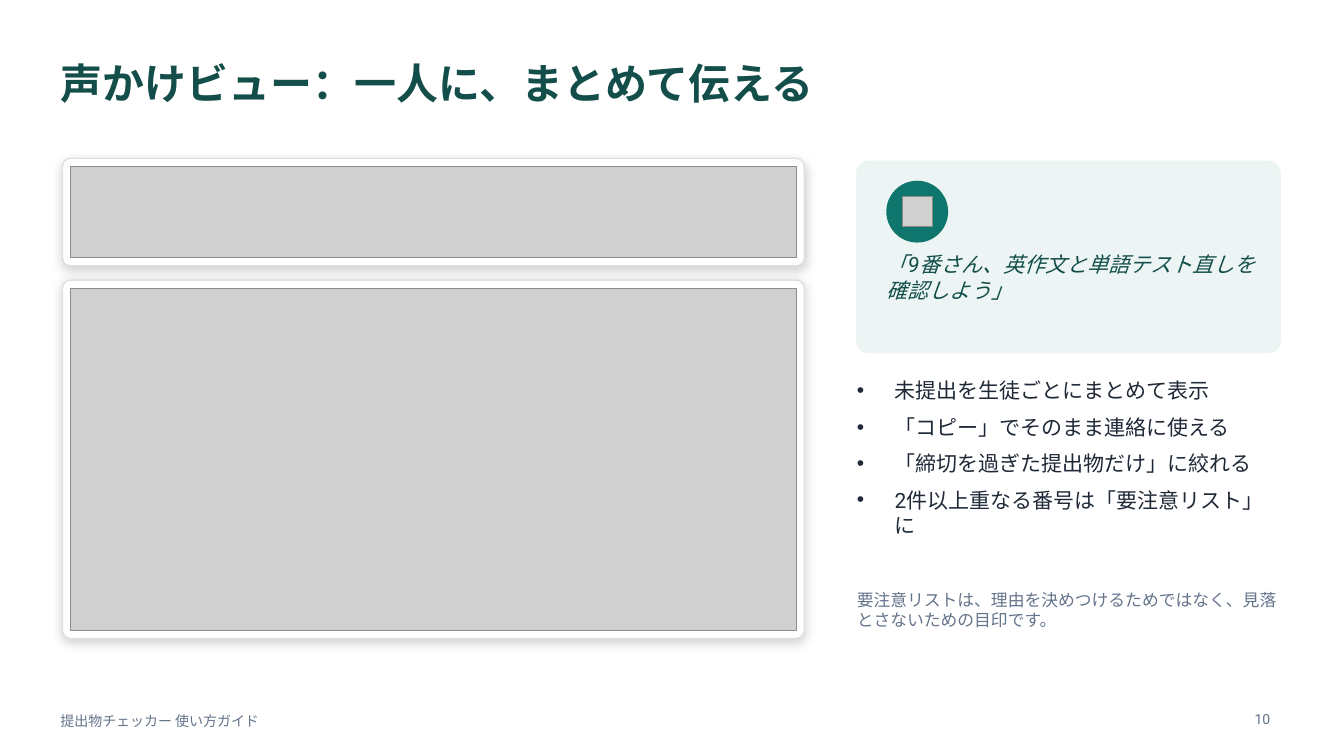
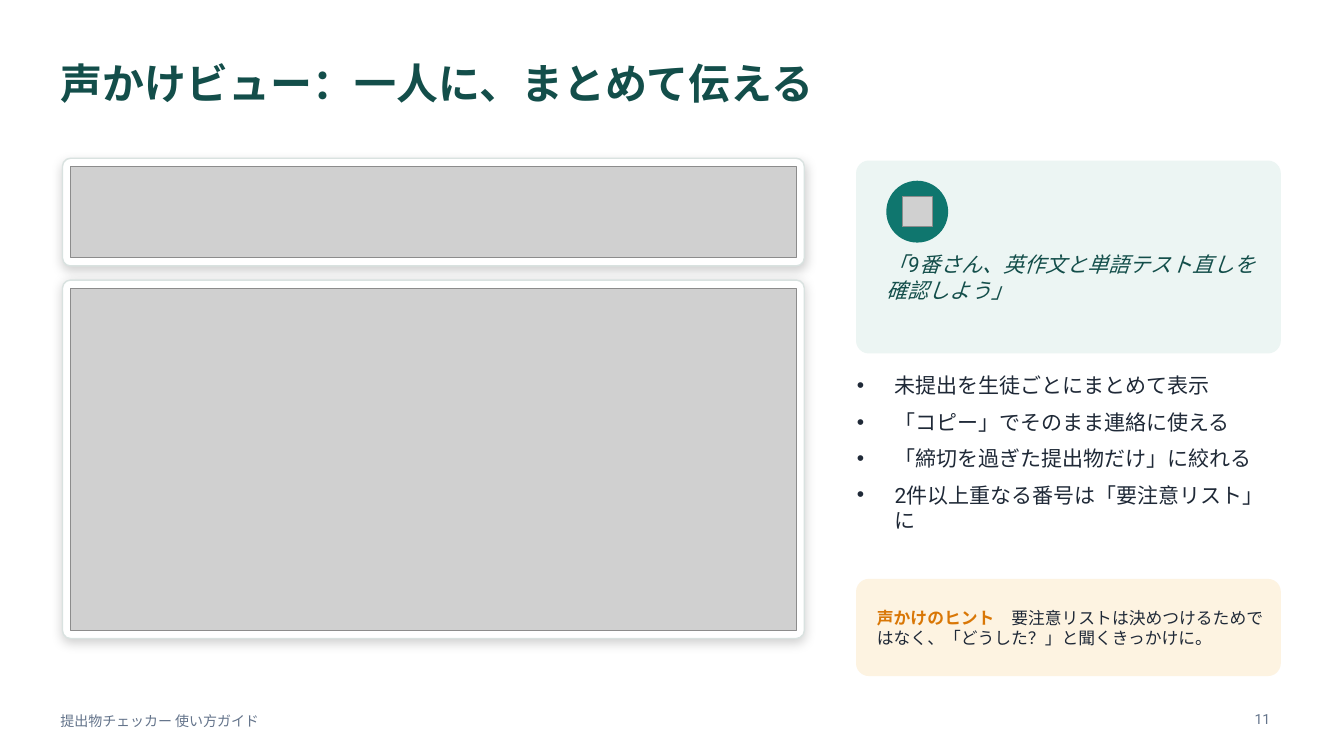
Before and after one commit to daharakazu-glitch/homework-checker, a slide deck: slide 11 of docs/提出物チェッカー_使い方ガイド.pptx (slide 10 before the commit). Drawn at 1344x756 pixels with LibreOffice and Linux fonts; fonts in the diff are those of the drawing; grey boxes stand for pictures. Boxes give left, top, right and bottom in pixels: in the first picture for what was removed or moved away, otherwise in the second. Text is boxed around its words. In the diff, an @@ line names an element or a change of style, - is before the commit and + after.

```diff
--- a/docs/提出物チェッカー_使い方ガイド.pptx
+++ b/docs/提出物チェッカー_使い方ガイド.pptx
@@ text "未提出を生徒ごとにまとめて表示": place and size @@
-text "未提出を生徒ごとにまとめて表示" at (895, 380, 1264, 534)
+text "未提出を生徒ごとにまとめて表示" at (895, 375, 1264, 529)
@@ rounded rectangle added at (857, 580, 1280, 676), fill #FDF3E1, outline #FDF3E1 1 pt @@
@@ text "声かけのヒント 要注意リストは決めつけるためではなく、「どうした？」と聞くきっかけに。" at (877, 609, 1263, 646): vertical alignment top to middle @@
@@ text at (877, 609, 1263, 646): text changed; text colour #64748B to #1F2937 @@
-要注意リストは、理由を決めつけるためではなく、見落とさないための目印です。
+声かけのヒント 要注意リストは決めつけるためではなく、「どうした？」と聞くきっかけに。
@@ page number at (1255, 714, 1271, 724): text changed @@
-10
+11
```
Also in this commit, not shown: 7 other slides changed, 3 slides added, 2 slides removed, 3 other files.
